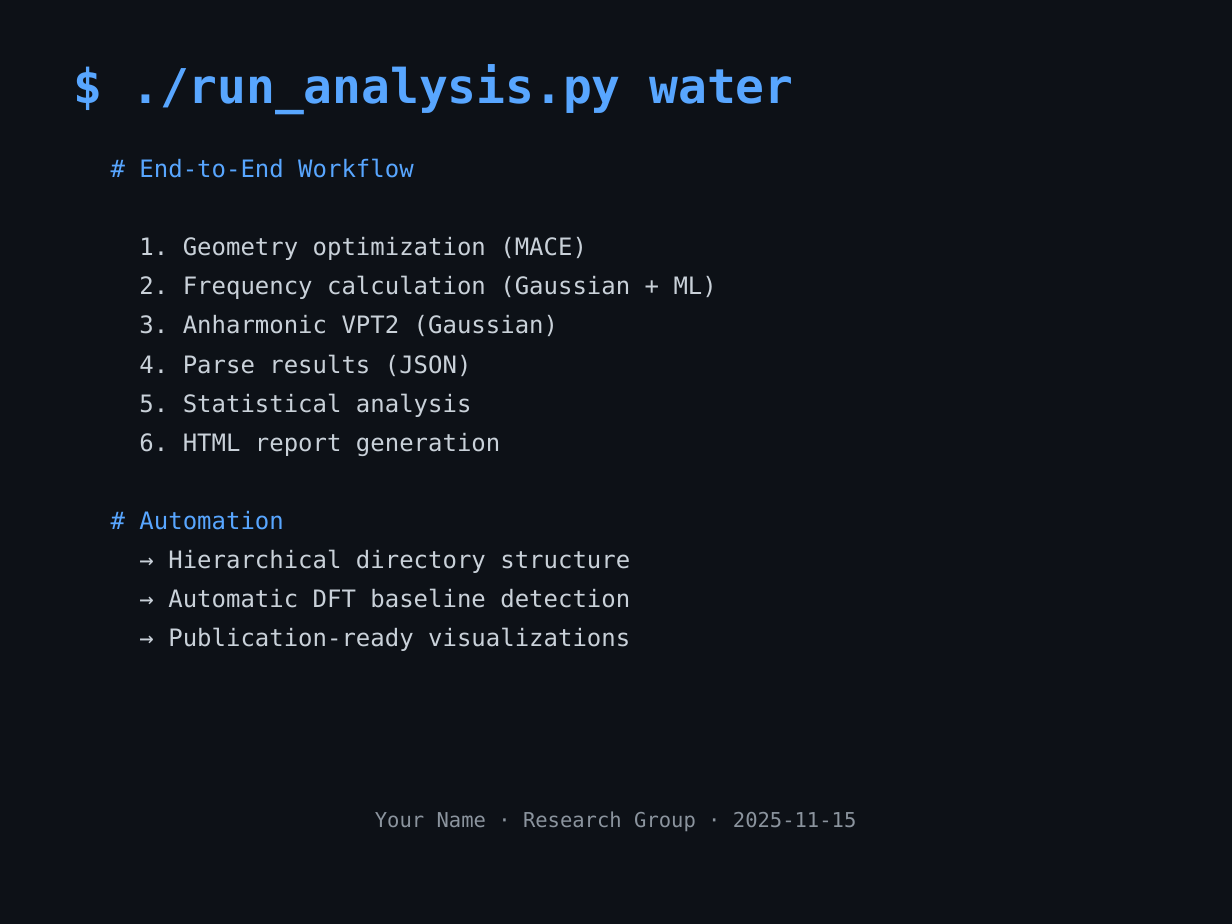
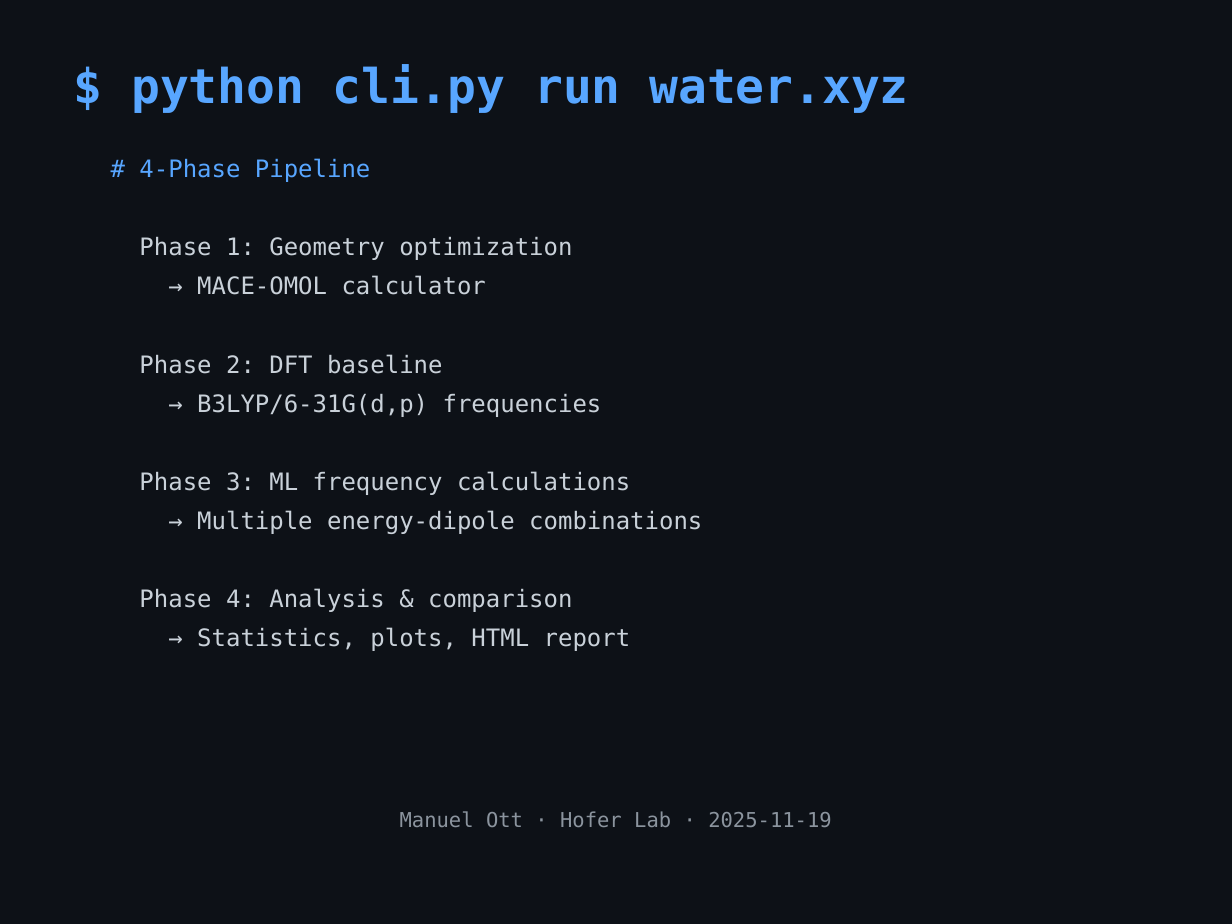
Before and after one commit to mott91/mace_gaussian_interface, a slide deck: slide 10 of presentation/mace_gaussian_presentation.pptx. Drawn at 1232x924 pixels with LibreOffice and Linux fonts; fonts in the diff are those of the drawing. Boxes give left, top, right and bottom in pixels: in the first picture for what was removed or moved away, otherwise in the second. Text is boxed around its words. In the diff, an @@ line names an element or a change of style, - is before the commit and + after.

```diff
--- a/presentation/mace_gaussian_presentation.pptx
+++ b/presentation/mace_gaussian_presentation.pptx
@@ text at box(131, 64, 909, 113): text changed @@
-$ ./run_analysis.py water
+$ python cli.py run water.xyz
@@ text at box(139, 158, 702, 651): text changed @@
-# End-to-End Workflow
-1. Geometry optimization (MACE)
-2. Frequency calculation (Gaussian + ML)
-3. Anharmonic VPT2 (Gaussian)
-4. Parse results (JSON)
-5. Statistical analysis
-6. HTML report generation
-# Automation
-→ Hierarchical directory structure
-→ Automatic DFT baseline detection
-→ Publication-ready visualizations
+# 4-Phase Pipeline
+Phase 1: Geometry optimization
+→ MACE-OMOL calculator
+Phase 2: DFT baseline
+→ B3LYP/6-31G(d,p) frequencies
+Phase 3: ML frequency calculations
+→ Multiple energy-dipole combinations
+Phase 4: Analysis & comparison
+→ Statistics, plots, HTML report
@@ text at box(400, 811, 831, 827): text changed @@
-Your Name · Research Group · 2025-11-15
+Manuel Ott · Hofer Lab · 2025-11-19
```
Also in this commit, not shown: 9 other slides changed, 1 slide added, 1 slide removed, 1 other file.
